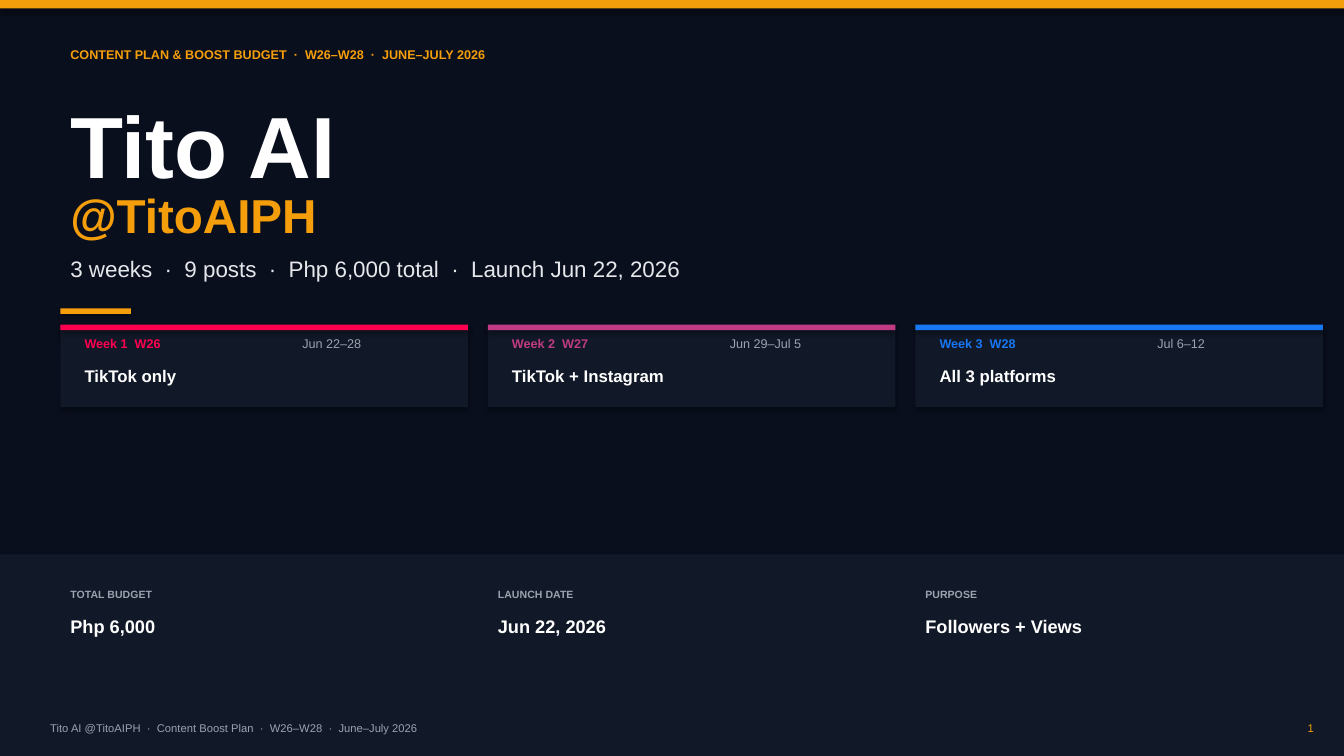
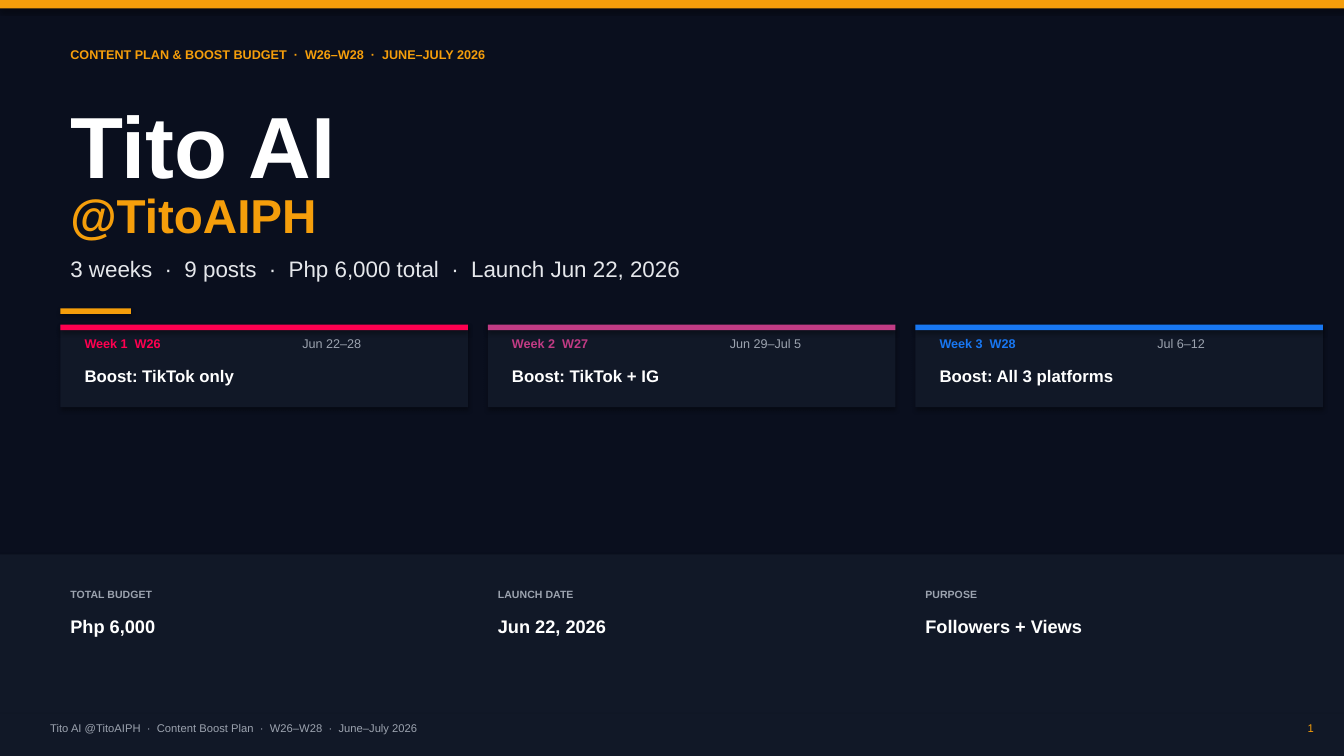
Before and after one commit to jeffd1130/TitoAi, a slide deck: slide 1 of content/strategy/TitoAI-ContentBoostPlan-W26-W28.pptx. Drawn at 1344x756 pixels with LibreOffice and Linux fonts; fonts in the diff are those of the drawing. Boxes give left, top, right and bottom in pixels: in the first picture for what was removed or moved away, otherwise in the second. Text is boxed around its words. In the diff, an @@ line names an element or a change of style, - is before the commit and + after.

```diff
--- a/content/strategy/TitoAI-ContentBoostPlan-W26-W28.pptx
+++ b/content/strategy/TitoAI-ContentBoostPlan-W26-W28.pptx
@@ text at [85, 370, 233, 386]: text changed @@
-TikTok only
+Boost: TikTok only
@@ text at [512, 370, 659, 382]: text changed @@
-TikTok + Instagram
+Boost: TikTok + IG
@@ text at [940, 370, 1113, 386]: text changed @@
-All 3 platforms
+Boost: All 3 platforms
```
Also in this commit, not shown: 4 other slides changed, 3 other files.
